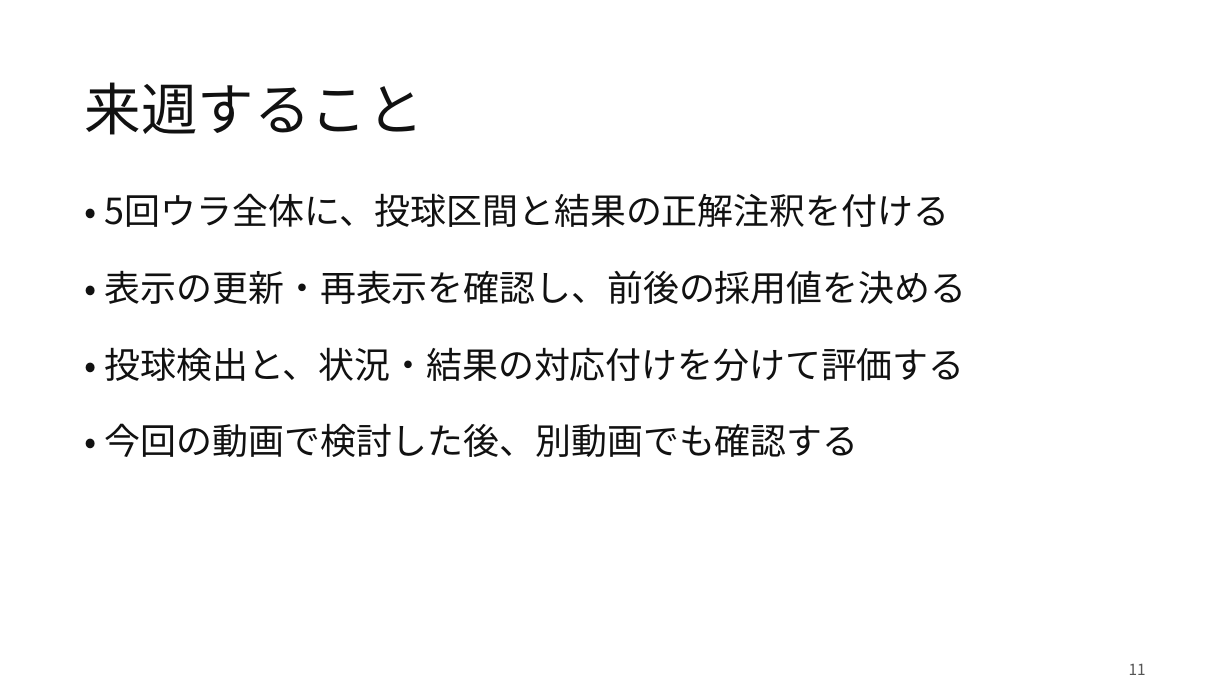
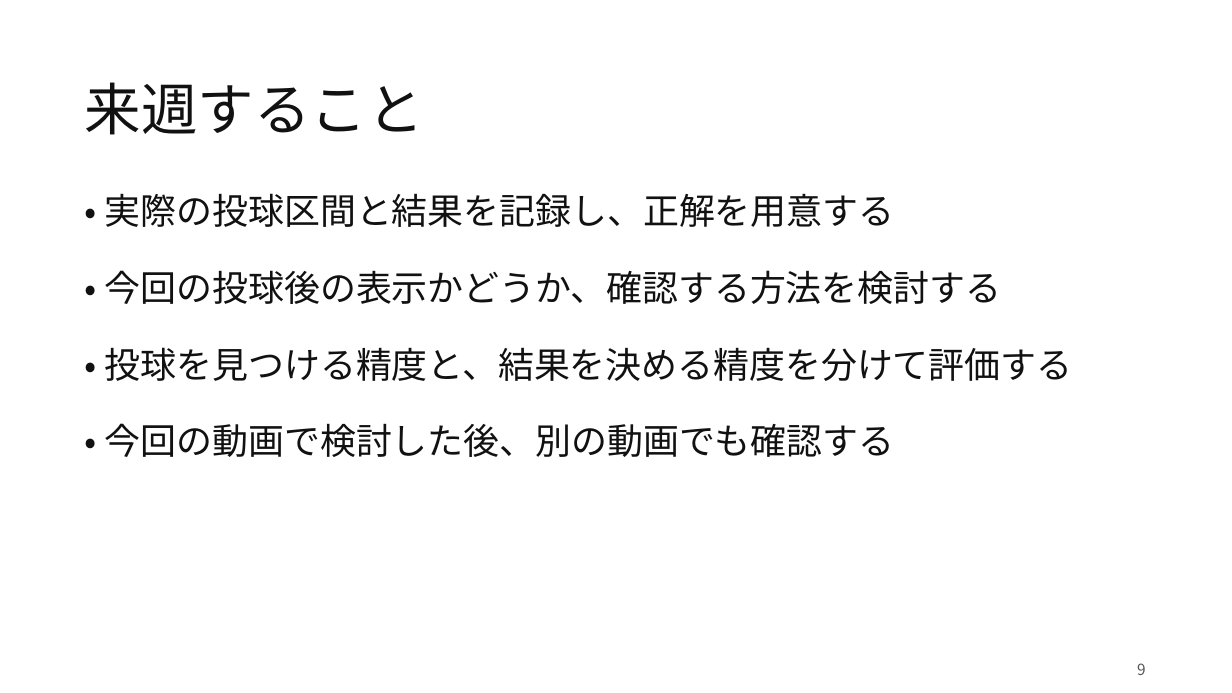
Before and after one commit to Yu-Tanahashi1226/----B-py, a slide deck: slide 9 of presentations/20261030/M棚橋261030.pptx (slide 11 before the commit). Drawn at 1232x693 pixels with LibreOffice and Linux fonts; fonts in the diff are those of the drawing. Boxes give left, top, right and bottom in pixels: in the first picture for what was removed or moved away, otherwise in the second. Text is boxed around its words. In the diff, an @@ line names an element or a change of style, - is before the commit and + after.

```diff
--- a/presentations/20261030/M棚橋261030.pptx
+++ b/presentations/20261030/M棚橋261030.pptx
@@ text at <box>105,193,1072,457</box>: text changed @@
-• 5回ウラ全体に、投球区間と結果の正解注釈を付ける
-• 表示の更新・再表示を確認し、前後の採用値を決める
-• 投球検出と、状況・結果の対応付けを分けて評価する
-• 今回の動画で検討した後、別動画でも確認する
+• 実際の投球区間と結果を記録し、正解を用意する
+• 今回の投球後の表示かどうか、確認する方法を検討する
+• 投球を見つける精度と、結果を決める精度を分けて評価する
+• 今回の動画で検討した後、別の動画でも確認する
@@ text at <box>1137,663,1146,675</box>: text changed @@
-11
+9
```
Also in this commit, not shown: 10 other slides changed, 1 slide added, 1 slide removed, 9 other files.
